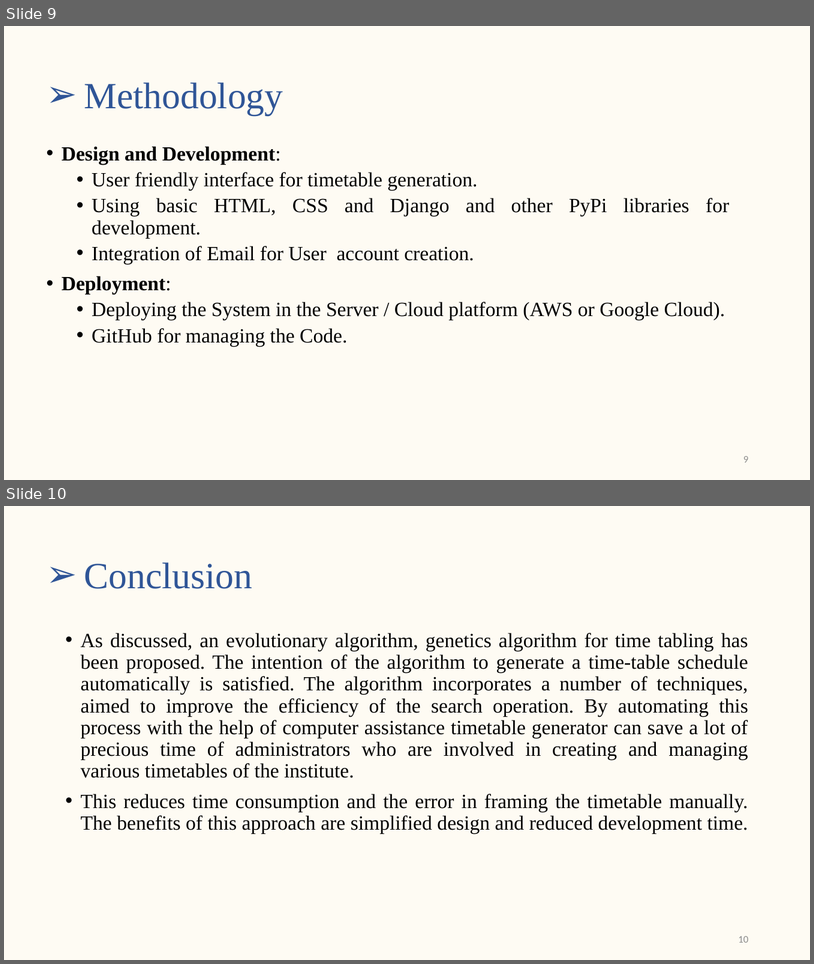
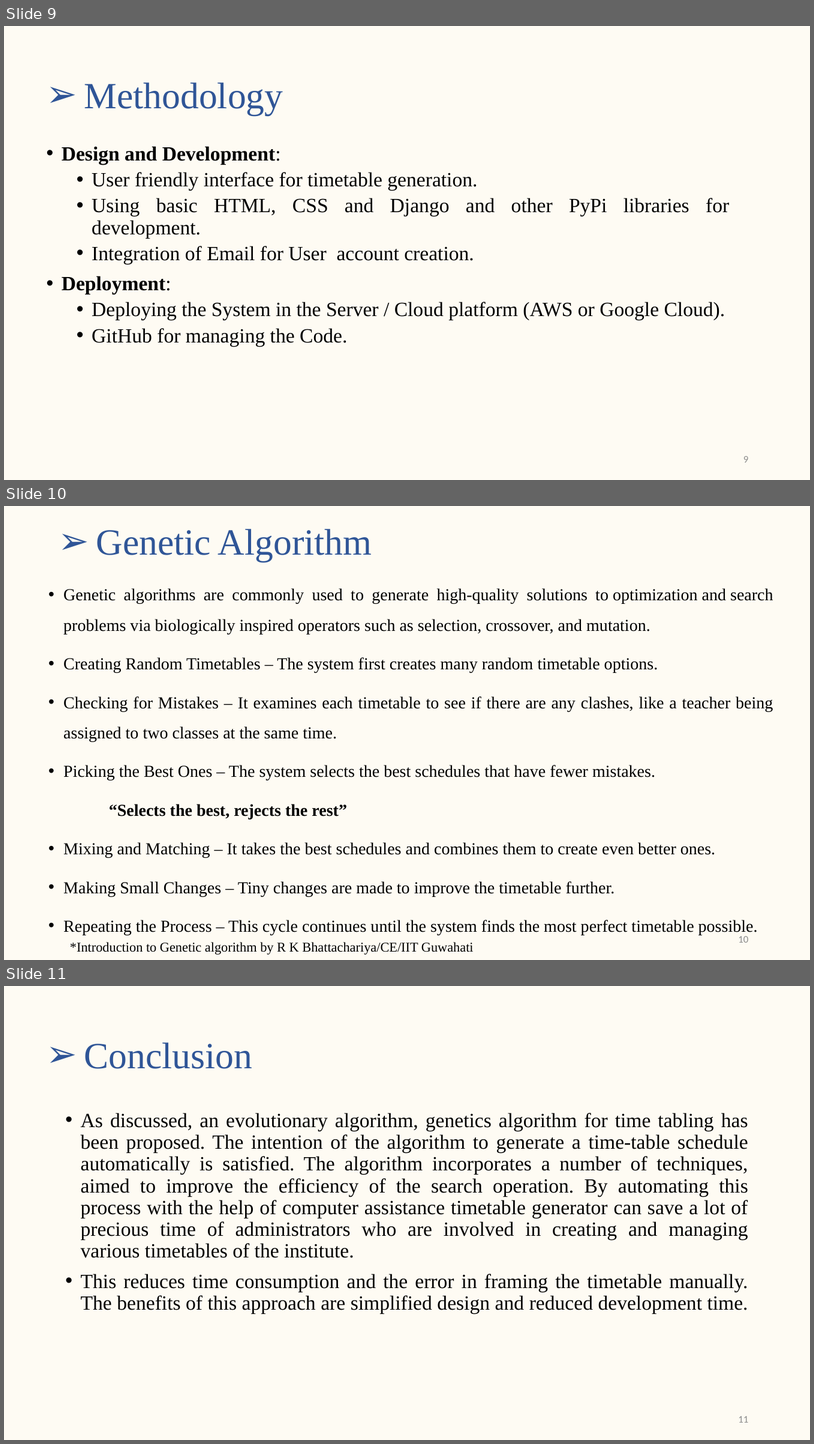
Before and after one commit to s-saanvi/Collection, a slide deck: Synopsis/Synopsis Presentation.pptx. Shown one above the other, each under a label of ours: slides 9 and 10 before the commit, slides 9, 10 and 11 after it. The pictures are 814x964 and 814x1444 pixels, drawn with LibreOffice and Linux fonts; fonts in the diff are those of the drawing. Boxes give left, top, right and bottom in pixels: in the first picture for what was removed or moved away, otherwise in the second. Text is boxed around its words. In the diff, an @@ line names an element or a change of style, - is before the commit and + after.

```diff
--- a/Synopsis/Synopsis Presentation.pptx
+++ b/Synopsis/Synopsis Presentation.pptx
@@ slide 10 added at (4,506,810,960), background #FEF9E8 at 51% opacity @@
@@ title added at (96,529,372,562), 44 pt, text #2F5597 @@
+➢ Genetic Algorithm
@@ text added at (63,588,774,935), 20 pt, text #000000 @@
+• Genetic algorithms are commonly used to generate high-quality solutions to optimization and search problems via biologically inspired operators such as selection, crossover, and mutation.
+• Creating Random Timetables – The system first creates many random timetable options.
+• Checking for Mistakes – It examines each timetable to see if there are any clashes, like a teacher being assigned to two classes at the same time.
+• Picking the Best Ones – The system selects the best schedules that have fewer mistakes.
+“Selects the best, rejects the rest”
+• Mixing and Matching – It takes the best schedules and combines them to create even better ones.
+• Making Small Changes – Tiny changes are made to improve the timetable further.
+• Repeating the Process – This cycle continues until the system finds the most perfect timetable possible.
@@ page number added at (738,936,749,942), 12 pt, text #8C8C8C @@
+10
@@ text added at (70,942,474,954), 16 pt, text #000000 @@
+*Introduction to Genetic algorithm by R K Bhattachariya/CE/IIT Guwahati
@@ what was slide 10 is now slide 11 @@
@@ page number at (738,1416,749,1422): text changed @@
-10
+11
```
Also in this commit, not shown: 2 slides changed, 1 other slide added, 1 other file.
